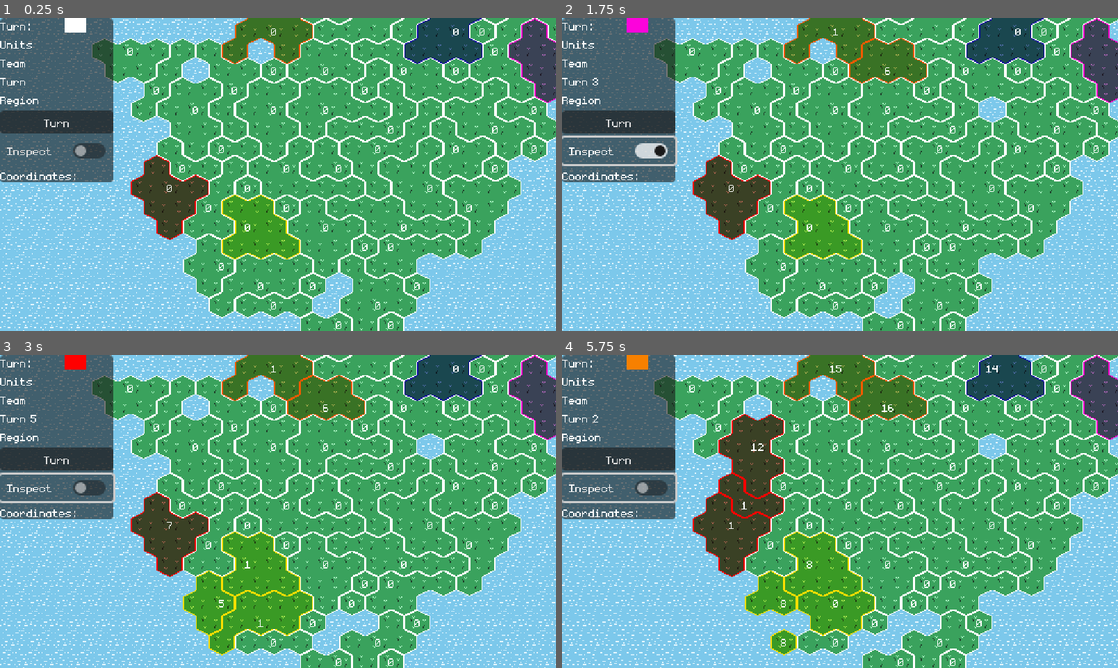
Above: before the commit, frames 1-4 (two rows, left to right).
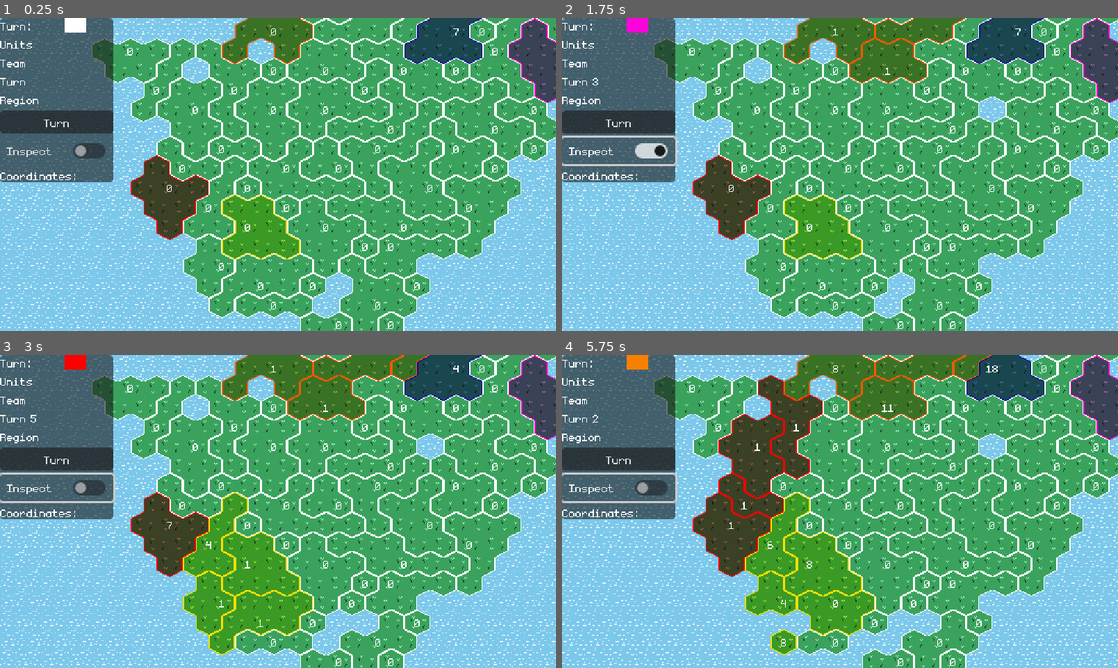
Above: after the commit, the same moments.

Repository: feored/LD54
Game: Godot game, scene res://scenes/main.tscn
The game is run twice, just before and just after one commit, with the same random seed, the same clock (stepped at 60 frames per second) and the same inputs.
Inputs (mouse positions are in pixels of both pictures, inside the frame that each line leads up to):
- Up to frame 1 (0.25 s): no input
- Up to frame 2 (1.75 s): click "Turn" at 0.5 s; click "Inspect" at 1.25 s
- Up to frame 3 (3 s): click "Turn" at 2 s; click "Inspect" at 2.75 s
- Up to frame 4 (5.75 s): click "Turn" at 3.5 s; click "Inspect" at 4.25 s; tap Enter at 5 s; move the mouse to (962, 495) at 5.02 s; click (962, 495) at 5.17 s

The runs differ from the first frame. In frame 1, less than 0.1% of the frame differs, in the area x 81-83%, y 3-6%; in frame 2, 1.0%; in frame 3, 2.8%; in frame 4, 4.6%, in the area x 32-79%, y 0-81%.
Error before the commit: Invalid access to property or key '1' on a base object of type 'Dictionary'. (res://scenes/main.gd:106)
Error after the commit: Invalid access to property or key '1' on a base object of type 'Dictionary'. (res://scenes/main.gd:108)

Commit message:
bot does multiple actions per turn

Diff:
--- a/bots/basebot.gd
+++ b/bots/basebot.gd
@@ -5,7 +5,7 @@
 var team = 0
 
 
-func play_turn(_world):
+func play_turn(_world, _regions_used):
 	pass
 
 
--- a/bots/dumb_bot.gd
+++ b/bots/dumb_bot.gd
@@ -2,10 +2,10 @@
 class_name DumbBot
 
 
-func play_turn(world):
+func play_turn(world, regions_used):
 	var owned_regions = []
 	for region in world.regions.keys():
-		if world.regions[region].team == team and world.regions[region].units > 1:
+		if can_use_region(world, regions_used, region):
 			owned_regions.append(region)
 	owned_regions.shuffle()
 	for region in owned_regions:
@@ -13,3 +13,8 @@
 			if world.regions[adjacent].team != self.team:
 				return Action.new(self.team, Constants.Action.MOVE, region, adjacent)
 	return Action.new(self.team, Constants.Action.NONE)
+
+func can_use_region(world, regions_used, region):
+	return (not regions_used.has(region) or not regions_used[region]) \
+	and world.regions[region].team == team \
+	and world.regions[region].units > 1
--- a/scenes/main.gd
+++ b/scenes/main.gd
@@ -15,6 +15,7 @@
 
 var actions_history = []
 var bots = {}
+var regions_used = {}
 
 
 func to_team_id(team_id):
@@ -31,6 +32,7 @@
 		self.teams.append(team_id)
 		self.bots[team_id] = DumbBot.new(team_id)
 		self.world.add_team(team_id)
+	generate_units(self.teams[0])
 
 
 # Called every frame. 'delta' is the elapsed time since the previous frame.
@@ -93,7 +95,6 @@
 				winner = team
 				winning_units = units_per_team[team]
 		print("No more possible moves! ", winner, " won with ", winning_units, " units!")
-		get_tree().quit()
 
 func get_teams_alive():
 	var teams_alive = []
@@ -103,9 +104,13 @@
 	return teams_alive
 
 func bots_play():
-	var bot_action = self.bots[to_team_id(self.turn)].play_turn(self.world)
-	apply_action(bot_action)
-	self.actions_history.append(bot_action)
+	var bot_action = null
+	var bot = self.bots[to_team_id(self.turn)]
+	while bot_action == null or bot_action.action != Constants.Action.NONE:
+		bot_action = bot.play_turn(self.world, self.regions_used)
+		apply_action(bot_action)
+		self.actions_history.append(bot_action)
+		await get_tree().create_timer(Constants.TURN_TIME).timeout
 
 func _on_inspect_button_toggled(pressed: bool):
 	inspect_mode = pressed;
@@ -115,16 +120,20 @@
 		clicked_tile = new_clicked_tile;
 		update_display()
 		return
-	if (self.turn == self.player_team_index and clicked_tile != null and clicked_tile.team == self.teams[player_team_index]):
+	if (self.turn == self.player_team_index and clicked_tile != null and clicked_tile.team == self.teams[player_team_index] and clicked_tile.region != new_clicked_tile.region):
+		var moved = self.world.move_units(clicked_tile.region, new_clicked_tile.region)
 		self.world.regions[clicked_tile.region].set_selected(false)
-		self.world.move_units(clicked_tile.region, new_clicked_tile.region)
+		self.regions_used[clicked_tile.region] = moved
 		clicked_tile = null
 	else:
-		clicked_tile = new_clicked_tile
-		if (clicked_tile.team == self.teams[self.player_team_index]):
-			self.world.regions[clicked_tile.region].set_selected(true)
+		if self.regions_used.has(new_clicked_tile.region) and self.regions_used[new_clicked_tile.region]:
+			print("Error: this region has already been used this turn", new_clicked_tile.region)
 		else:
-			clicked_tile = null
+			if (new_clicked_tile.team == self.teams[self.player_team_index]):
+				clicked_tile = new_clicked_tile
+				self.world.regions[clicked_tile.region].set_selected(true)
+			else:
+				clicked_tile = null
 	update_display()
 
 
@@ -139,6 +148,7 @@
 func next_turn():
 	self.turn = (self.turn + 1) % (self.teams.size())
 	self.teamTurnRect.color = Constants.TEAM_COLORS[to_team_id(self.turn)]
+	self.regions_used.clear()
 	if not regions_left(self.teams[self.turn]):
 		next_turn()
 
@@ -154,9 +164,8 @@
 		if world.regions[region].team == team:
 			world.regions[region].generate_units()
 
-
 func apply_action(action : Action):
 	if action.action == Constants.Action.NONE:
 		return
 	if action.action == Constants.Action.MOVE:
-		self.world.move_units(action.region_from, action.region_target)
+		self.regions_used[action.region_from] = self.world.move_units(action.region_from, action.region_target)
--- a/world/gen.gd
+++ b/world/gen.gd
@@ -181,16 +181,16 @@
 func move_units(region_from : int, region_to: int):
 	if not self.regions.has(region_from):
 		print("Error: invalid region trying to move", region_from)
-		return
+		return false
 	if not self.regions.has(region_to):
 		print("Error: invalid region trying to move to", region_to)
-		return
+		return false
 	if self.regions[region_from].units <= 1:
 		print("Error: not enough units to move:", regions[region_from].units)
-		return
+		return false
 	if not region_to in self.adjacent_regions(region_from):
 		print("Error: regions are not adjacent")
-		return
+		return false
 	var moved_units = regions[region_from].units - 1
 	if regions[region_from].team == regions[region_to].team:
 		regions[region_from].set_units(1)
@@ -202,6 +202,7 @@
 		else:
 			regions[region_to].set_units(moved_units - regions[region_to].units)
 			regions[region_to].set_team(regions[region_from].team)
+	return true
 
 
 # Called when the node enters the scene tree for the first time.
